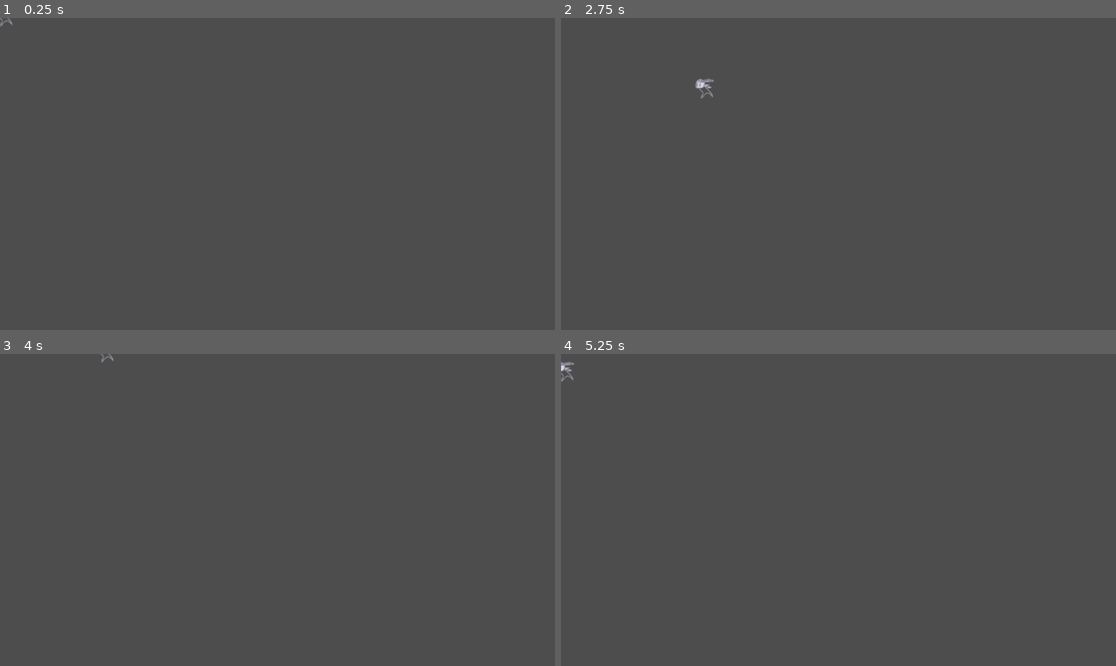
Above: before the commit, frames 1-4 (two rows, left to right).
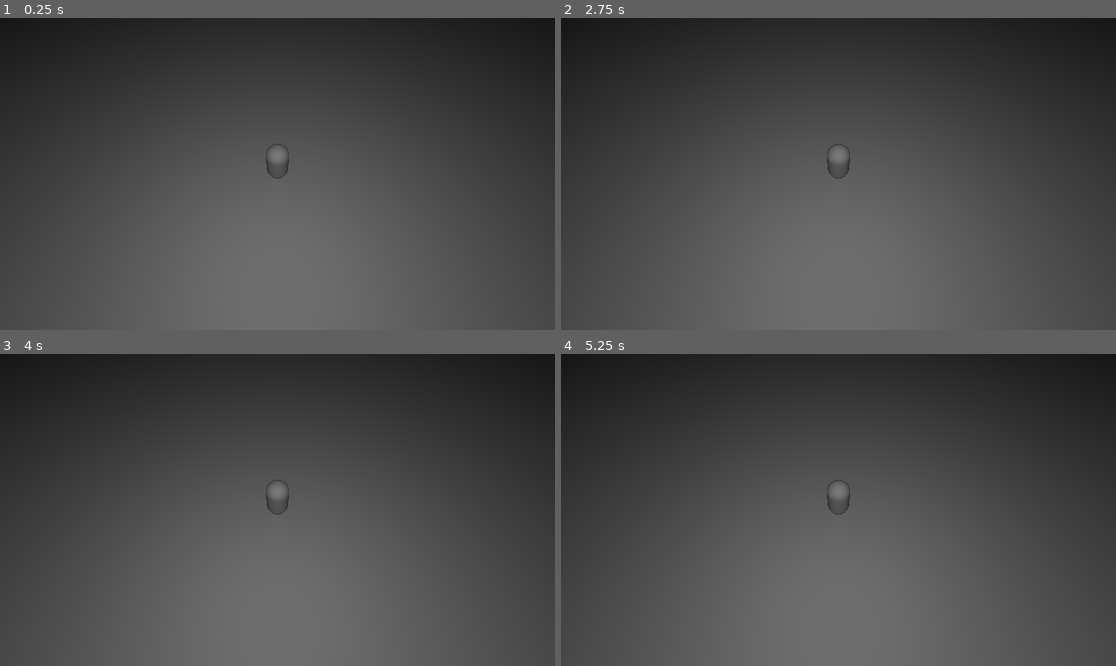
Above: after the commit, the same moments.

Repository: xindi-z/Rust-Rescue
Game: Godot game, scene res://main.tscn
Two runs of this game, one before a commit and one after it. Both use one fixed random seed, a clock stepped at 60 frames per second and the inputs below. Before the commit the project starts from res://game.tscn.
Inputs:
- Up to frame 1 (0.25 s): no input
- Up to frame 2 (2.75 s): tap Enter at 0.5 s; hold Right (ui_right) 0.53-1.28 s; tap Space at 1.25 s; hold Down (ui_down) 1.28-2.03 s; hold Right (ui_right) from 2.03 s (still down)
- Up to frame 3 (4 s): release Right (ui_right) at 2.78 s; hold Up (ui_up) 2.78-3.53 s; hold Left (ui_left) from 3.53 s (still down)
- Up to frame 4 (5.25 s): tap Enter at 4.25 s; release Left (ui_left) at 5.03 s; hold Down (ui_down) from 5.03 s (still down)

The runs differ from the first frame. In frame 1, 34% of the frame differs, in the area x 0-100%, y 0-100%; in frame 2, 34%; in frame 3, 34%; in frame 4, 34%.

Commit message:
Update with OSM and 3d character

Diff:
--- /dev/null
+++ b/Map/Map_container.gd
@@ -0,0 +1,77 @@
+extends Node3D
+var tile_cache = {}
+@onready var tile_bucket = $MapTiles
+var map_tile = load("res://Map/map_tile.tscn") as PackedScene
+const tile_group = "map_tiles"
+const speed = 1
+
+@export_group("Starting Location")
+@export_range(-90, 90, 0.000001) var latitude: float = 32.28068820194338
+@export_range(-180, 180, 0.000001) var longitude: float = -106.75167801136813
+
+@export_group("Map Config")
+# Zoom level from 0-19: 0 is the entire earth in 1 tiles and 19 fully zoomed in
+@export_range(0,19) var zoom: int = 19
+@export var grid_width = 15
+@export var grid_height = 10
+
+func _ready():
+	var coords = _mercator_projection(latitude, longitude, zoom)
+	generate_grid(coords["x"], coords["y"], Vector3(0, 0, 0))
+
+func generate_grid(start_x, start_y, origin_positon):
+	var x_offset = grid_width / 2
+	var y_offset = grid_height / 2
+	var load_count = 0
+	for y in grid_height:
+		for x in grid_width:
+			var x_cord = start_x + x - x_offset
+			var y_cord = start_y + y - y_offset
+			if !tile_cache.has([x_cord, y_cord]):
+				load_count+=1
+				var tile = create_tile(x_cord, y_cord)
+				tile.position = tile.position + origin_positon + Vector3(x - x_offset, 0, y - y_offset)
+	#print('Loaded %s new tiles' % load_count)
+
+func create_tile(x: int, y: int) -> Node3D:
+	var tile = map_tile.instantiate()
+	tile.init(x, y, zoom)
+	tile.add_to_group(tile_group)
+	tile_bucket.add_child(tile)
+	tile_cache[[x, y]] = tile
+	return tile
+
+# move the world under the player
+func _physics_process(delta):
+	var direction = Vector3.ZERO
+	if Input.is_action_pressed("up"):
+		direction.z += 1
+	if Input.is_action_pressed("down"):
+		direction.z -= 1
+	if Input.is_action_pressed("left"):
+		direction.x += 1
+	if Input.is_action_pressed("right"):
+		direction.x -= 1
+
+	var movement = direction * speed * delta
+	for tile in tile_bucket.get_children():
+		tile.position = tile.position + movement
+
+# converts latitude and longitude into grid coordinates, correcting for the
+# distortion that happens when you represent the globe on a 2D map
+func _mercator_projection(lat: float, lon: float, zoom: int ) -> Dictionary:
+	var n = 2.0 ** zoom
+	var x_tile = floor((lon + 180.0) / 360.0 * n)
+	var lat_rad = deg_to_rad(lat)
+	var y_tile = floor((1.0 - log(tan(lat_rad) + (1 / cos(lat_rad))) / PI) / 2.0 * n)
+	return {"x": x_tile, "y": y_tile}
+
+# emitted from player when they move over a new tile
+func _on_player_player_entered_world_tile(x, y, tile_position):
+	generate_grid(x, y, tile_position)
+
+func _on_tile_purge_timer_timeout():
+	for tile in tile_cache.values():
+		if tile.global_position.distance_to(Vector3.ZERO) > max(grid_height, grid_width)*2:
+			tile_cache.erase([tile.tile_x, tile.tile_y])
+			tile.queue_free()
--- /dev/null
+++ b/Map/map_container.tscn
@@ -0,0 +1,14 @@
+[gd_scene load_steps=2 format=3 uid="uid://dpas5wq75oivi"]
+
+[ext_resource type="Script" path="res://Map/Map_container.gd" id="1_kmdud"]
+
+[node name="Map_container" type="Node3D"]
+script = ExtResource("1_kmdud")
+
+[node name="MapTiles" type="Node3D" parent="."]
+
+[node name="TilePurgeTimer" type="Timer" parent="."]
+wait_time = 5.0
+autostart = true
+
+[connection signal="timeout" from="TilePurgeTimer" to="." method="_on_tile_purge_timer_timeout"]
--- /dev/null
+++ b/Map/map_tile.gd
@@ -0,0 +1,44 @@
+extends Node
+
+var tile_zoom: int # Set the zoom level
+var tile_x: int     # X coordinate of the tile
+var tile_y: int     # Y coordinate of the tile
+
+
+func init(x:int, y: int, zoom: int):
+	tile_x = x
+	tile_y = y
+	tile_zoom = zoom
+
+# Called when the node enters the scene tree
+func _ready():
+	var url = "https://tile.openstreetmap.org/%d/%d/%d.png" % [tile_zoom, tile_x, tile_y]
+	fetch_tile_texture(url)
+
+# Fetches the tile image from OSM and applies it as a texture
+func fetch_tile_texture(tile_url: String):
+	var http_request = HTTPRequest.new()
+	add_child(http_request)
+
+	http_request.request_completed.connect(self._on_request_completed)
+
+	var err = http_request.request(tile_url)
+	if err != OK:
+		print("Failed to request OSM tile: ", err)
+
+# Callback for HTTP request completion
+func _on_request_completed(_result: int, response_code: int, _headers: Array, body: PackedByteArray):
+	if response_code == 200: # Check if the request was successful
+		var image = Image.new()
+		image.load_png_from_buffer(body)
+		var texture = ImageTexture.create_from_image(image)
+		# Set the texture on the plane's material
+		apply_texture_to_plane(texture)
+	else:
+		print("Failed to load OSM tile, response code: ", response_code)
+
+# Apply texture to the plane
+func apply_texture_to_plane(texture: Texture2D):
+	var material = StandardMaterial3D.new()
+	material.albedo_texture = texture
+	$Mesh.set_surface_override_material(0, material)
--- /dev/null
+++ b/Map/map_tile.tscn
@@ -0,0 +1,18 @@
+[gd_scene load_steps=4 format=3 uid="uid://dymbfe2o6s4tp"]
+
+[ext_resource type="Script" path="res://Map/map_tile.gd" id="1_74rjb"]
+
+[sub_resource type="BoxShape3D" id="BoxShape3D_3uodn"]
+size = Vector3(1, 0, 1)
+
+[sub_resource type="PlaneMesh" id="PlaneMesh_7pdo5"]
+size = Vector2(1, 1)
+
+[node name="map_tile" type="Area3D"]
+script = ExtResource("1_74rjb")
+
+[node name="CollisionShape3D" type="CollisionShape3D" parent="."]
+shape = SubResource("BoxShape3D_3uodn")
+
+[node name="Mesh" type="MeshInstance3D" parent="."]
+mesh = SubResource("PlaneMesh_7pdo5")
--- a/MapTile.gd
+++ /dev/null
@@ -1,39 +0,0 @@
-# MapTile.gd
-extends TextureRect
-
-@export var api_key: String = "AIzaSyCWkRyynUhoA9BGFVcTf_D96QJ7WsQ0Lks"  # Replace with your actual API key
-@export var center_latitude: float = 32.27994043230601  # Default to San Francisco
-@export var center_longitude: float = -106.75172853695162
-@export var zoom: int = 15  # Zoom level
-
-@export var map_width: int = 1280  # Set the width of the map
-@export var map_height: int = 1280  # Set the height of the map
-
-
-func _ready() -> void:
-	download_map_tile()
-
-func download_map_tile() -> void:
-	#var url = "https://maps.googleapis.com/maps/api/staticmap?center=%s,%s&zoom=%d&size=640x640&key=%s" % [
-		#center_latitude, center_longitude, zoom, api_key
-	#]
-	#var url = "https://maps.googleapis.com/maps/api/staticmap?center=%s,%s&zoom=%d&size=%dx%d&key=%s" % [
-		#center_latitude, center_longitude, zoom, map_width, map_height, api_key
-	#]
-
-	var url = "https://maps.googleapis.com/maps/api/staticmap?center=%s,%s&zoom=%d&size=640x640&scale=2&key=%s" % [
-		center_latitude, center_longitude, zoom, api_key
-	]
-
-	var http_request = HTTPRequest.new()
-	add_child(http_request)
-	http_request.request_completed.connect(_on_request_completed)
-	http_request.request(url)
-
-func _on_request_completed(result, response_code, headers, body):
-	if response_code == 200:
-		var image = Image.new()
-		image.load_png_from_buffer(body)
-		texture = ImageTexture.create_from_image(image)
-	else:
-		print("Failed to load map: ", response_code)
--- a/Player.gd
+++ /dev/null
@@ -1,21 +0,0 @@
-extends Node2D
-
-@export var speed: float = 200.0  # Movement speed
-
-func _process(delta: float):
-	var direction = Vector2.ZERO
-
-	# Check for keyboard input
-	if Input.is_action_pressed("ui_up"):
-		direction.y -= 1
-	if Input.is_action_pressed("ui_down"):
-		direction.y += 1
-	if Input.is_action_pressed("ui_left"):
-		direction.x -= 1
-	if Input.is_action_pressed("ui_right"):
-		direction.x += 1
-
-	# Normalize the direction and move the character
-	if direction != Vector2.ZERO:
-		direction = direction.normalized()
-		position += direction * speed * delta
--- /dev/null
+++ b/Player/player.gd
@@ -0,0 +1,34 @@
+extends Node3D
+
+signal player_entered_world_tile(x, y, tile_position)
+
+var current_tile
+
+@export var ray_cast_per_second: float = 4
+var time_since_last_cast: float = 0.0
+
+# Called every frame. 'delta' is the elapsed time since the previous frame.
+func _process(delta):
+	# reduce unnessesary ray casting
+	if time_since_last_cast < 1.0/ray_cast_per_second:
+		time_since_last_cast += delta
+	else:
+		time_since_last_cast = 0.0
+		var tile = cast_ray_down()
+		if tile and (!current_tile or (current_tile.tile_x != tile.tile_x or current_tile.tile_y != tile.tile_y)) :
+			current_tile = tile
+			# connects to the map_container to load new tiles if necesary as the player moves
+			emit_signal("player_entered_world_tile", tile.tile_x, tile.tile_y, tile.position)
+
+# find the tile the player is above, so we know when to expand the map
+func cast_ray_down() -> Object:
+	var space_state = get_world_3d().direct_space_state
+	var query = PhysicsRayQueryParameters3D.create(position, position + Vector3(0, -10, 0))
+	query.collide_with_areas = true
+	var result = space_state.intersect_ray(query)
+	# Check if there was a collision
+	if result and !result.is_empty():
+		return result.collider
+	else:
+		# we're lost/off the map
+		return null
--- /dev/null
+++ b/Player/player.tscn
@@ -0,0 +1,12 @@
+[gd_scene load_steps=3 format=3 uid="uid://bnkuec8jffdiw"]
+
+[ext_resource type="Script" path="res://Player/player.gd" id="1_g0ye0"]
+
+[sub_resource type="CapsuleMesh" id="CapsuleMesh_1wkx7"]
+
+[node name="Player" type="Node3D"]
+transform = Transform3D(0.2, 0, 0, 0, 0.2, 0, 0, 0, 0.2, 0, 0, 0)
+script = ExtResource("1_g0ye0")
+
+[node name="MeshInstance3D" type="MeshInstance3D" parent="."]
+mesh = SubResource("CapsuleMesh_1wkx7")
--- a/game.tscn
+++ /dev/null
@@ -1,16 +0,0 @@
-[gd_scene load_steps=4 format=3 uid="uid://cbfgckjgub7ug"]
-
-[ext_resource type="Script" path="res://MapTile.gd" id="1_spw03"]
-[ext_resource type="Script" path="res://Player.gd" id="2_n0woi"]
-[ext_resource type="Texture2D" uid="uid://ergikw8ytq1c" path="res://originalImage.png" id="3_ap3p3"]
-
-[node name="Game" type="Node2D"]
-
-[node name="MapTile" type="TextureRect" parent="."]
-script = ExtResource("1_spw03")
-
-[node name="Player" type="Node2D" parent="."]
-script = ExtResource("2_n0woi")
-
-[node name="Sprite2D" type="Sprite2D" parent="Player"]
-texture = ExtResource("3_ap3p3")
--- a/icon.svg
+++ b/icon.svg
@@ -1 +1 @@
-<svg xmlns="http://www.w3.org/2000/svg" width="128" height="128"><rect width="124" height="124" x="2" y="2" fill="#363d52" stroke="#212532" stroke-width="4" rx="14"/><g fill="#fff" transform="translate(12.322 12.322)scale(.101)"><path d="M105 673v33q407 354 814 0v-33z"/><path fill="#478cbf" d="m105 673 152 14q12 1 15 14l4 67 132 10 8-61q2-11 15-15h162q13 4 15 15l8 61 132-10 4-67q3-13 15-14l152-14V427q30-39 56-81-35-59-83-108-43 20-82 47-40-37-88-64 7-51 8-102-59-28-123-42-26 43-46 89-49-7-98 0-20-46-46-89-64 14-123 42 1 51 8 102-48 27-88 64-39-27-82-47-48 49-83 108 26 42 56 81zm0 33v39c0 276 813 276 814 0v-39l-134 12-5 69q-2 10-14 13l-162 11q-12 0-16-11l-10-65H446l-10 65q-4 11-16 11l-162-11q-12-3-14-13l-5-69z"/><path d="M483 600c0 34 58 34 58 0v-86c0-34-58-34-58 0z"/><circle cx="725" cy="526" r="90"/><circle cx="299" cy="526" r="90"/></g><g fill="#414042" transform="translate(12.322 12.322)scale(.101)"><circle cx="307" cy="532" r="60"/><circle cx="717" cy="532" r="60"/></g></svg>
+<svg height="128" width="128" xmlns="http://www.w3.org/2000/svg"><rect x="2" y="2" width="124" height="124" rx="14" fill="#363d52" stroke="#212532" stroke-width="4"/><g transform="scale(.101) translate(122 122)"><g fill="#fff"><path d="M105 673v33q407 354 814 0v-33z"/><path d="m105 673 152 14q12 1 15 14l4 67 132 10 8-61q2-11 15-15h162q13 4 15 15l8 61 132-10 4-67q3-13 15-14l152-14V427q30-39 56-81-35-59-83-108-43 20-82 47-40-37-88-64 7-51 8-102-59-28-123-42-26 43-46 89-49-7-98 0-20-46-46-89-64 14-123 42 1 51 8 102-48 27-88 64-39-27-82-47-48 49-83 108 26 42 56 81zm0 33v39c0 276 813 276 814 0v-39l-134 12-5 69q-2 10-14 13l-162 11q-12 0-16-11l-10-65H446l-10 65q-4 11-16 11l-162-11q-12-3-14-13l-5-69z" fill="#478cbf"/><path d="M483 600c0 34 58 34 58 0v-86c0-34-58-34-58 0z"/><circle cx="725" cy="526" r="90"/><circle cx="299" cy="526" r="90"/></g><g fill="#414042"><circle cx="307" cy="532" r="60"/><circle cx="717" cy="532" r="60"/></g></g></svg>
--- /dev/null
+++ b/main.tscn
@@ -0,0 +1,19 @@
+[gd_scene load_steps=3 format=3 uid="uid://dh0gq80ikhvmy"]
+
+[ext_resource type="PackedScene" uid="uid://dpas5wq75oivi" path="res://Map/map_container.tscn" id="1_86jw6"]
+[ext_resource type="PackedScene" uid="uid://bnkuec8jffdiw" path="res://Player/player.tscn" id="2_dbc1j"]
+
+[node name="Main" type="Node3D"]
+
+[node name="Player" parent="." instance=ExtResource("2_dbc1j")]
+transform = Transform3D(0.2, 0, 0, 0, 0.2, 0, 0, 0, 0.2, 0, 0.466338, 0)
+
+[node name="Camera3D" type="Camera3D" parent="."]
+transform = Transform3D(1, 0, 0, 0, 0.49876, 0.86674, 0, -0.86674, 0.49876, 0, 1.98838, 0.999063)
+
+[node name="OmniLight3D" type="OmniLight3D" parent="Camera3D"]
+omni_range = 12.171
+
+[node name="Map_container" parent="." instance=ExtResource("1_86jw6")]
+
+[connection signal="player_entered_world_tile" from="Player" to="Map_container" method="_on_player_player_entered_world_tile"]
--- a/project.godot
+++ b/project.godot
@@ -10,7 +10,35 @@
 
 [application]
 
-config/name="rust&rescue_map_test"
-run/main_scene="res://game.tscn"
-config/features=PackedStringArray("4.3", "Forward Plus")
+config/name="osm_rust_rescue"
+run/main_scene="res://main.tscn"
+config/features=PackedStringArray("4.3", "Mobile")
 config/icon="res://icon.svg"
+
+[input]
+
+up={
+"deadzone": 0.5,
+"events": [Object(InputEventKey,"resource_local_to_scene":false,"resource_name":"","device":-1,"window_id":0,"alt_pressed":false,"shift_pressed":false,"ctrl_pressed":false,"meta_pressed":false,"pressed":false,"keycode":0,"physical_keycode":4194320,"key_label":0,"unicode":0,"location":0,"echo":false,"script":null)
+]
+}
+down={
+"deadzone": 0.5,
+"events": [Object(InputEventKey,"resource_local_to_scene":false,"resource_name":"","device":-1,"window_id":0,"alt_pressed":false,"shift_pressed":false,"ctrl_pressed":false,"meta_pressed":false,"pressed":false,"keycode":0,"physical_keycode":4194322,"key_label":0,"unicode":0,"location":0,"echo":false,"script":null)
+]
+}
+left={
+"deadzone": 0.5,
+"events": [Object(InputEventKey,"resource_local_to_scene":false,"resource_name":"","device":-1,"window_id":0,"alt_pressed":false,"shift_pressed":false,"ctrl_pressed":false,"meta_pressed":false,"pressed":false,"keycode":0,"physical_keycode":4194319,"key_label":0,"unicode":0,"location":0,"echo":false,"script":null)
+]
+}
+right={
+"deadzone": 0.5,
+"events": [Object(InputEventKey,"resource_local_to_scene":false,"resource_name":"","device":-1,"window_id":0,"alt_pressed":false,"shift_pressed":false,"ctrl_pressed":false,"meta_pressed":false,"pressed":false,"keycode":0,"physical_keycode":4194321,"key_label":0,"unicode":0,"location":0,"echo":false,"script":null)
+]
+}
+
+[rendering]
+
+renderer/rendering_method="mobile"
+textures/vram_compression/import_etc2_astc=true
Binary file removed: 1.png
Not shown, removed: 1.png.import
Binary file removed: 2.png
Not shown, removed: 2.png.import
Binary file removed: 3.png
Not shown, removed: 3.png.import
Binary file removed: 4.png
Not shown, removed: 4.png.import
Binary file removed: 5.png
Not shown, removed: 5.png.import
Binary file removed: 6.png
Not shown, removed: 6.png.import
(and 32 more such lines)
